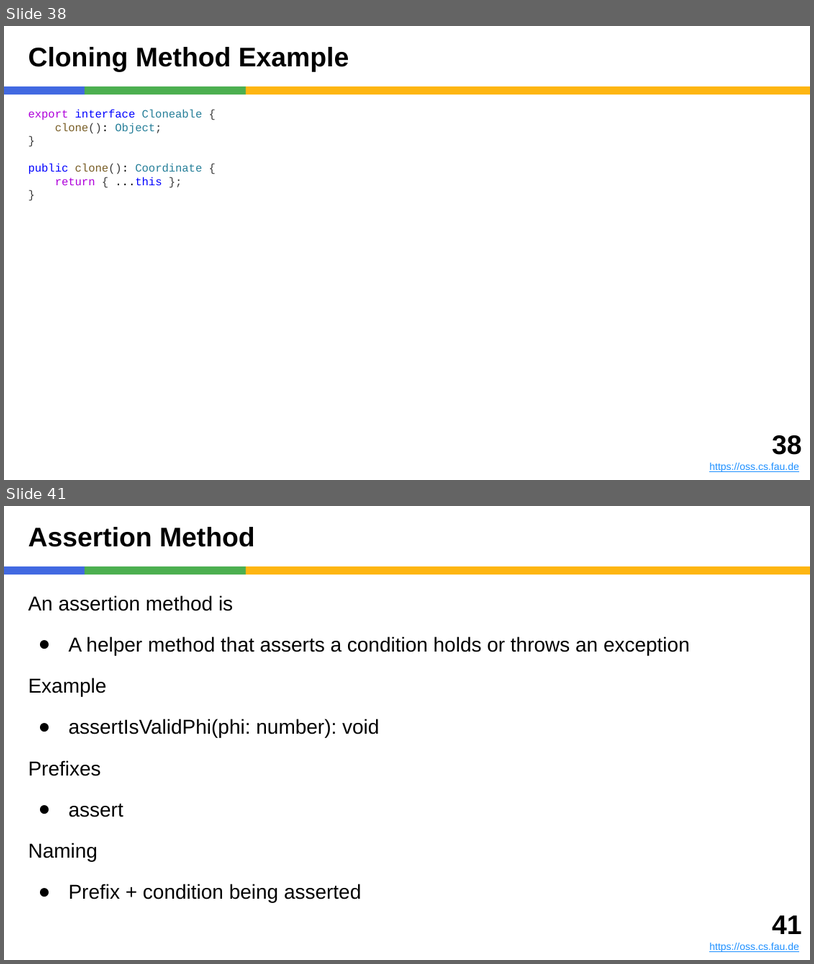
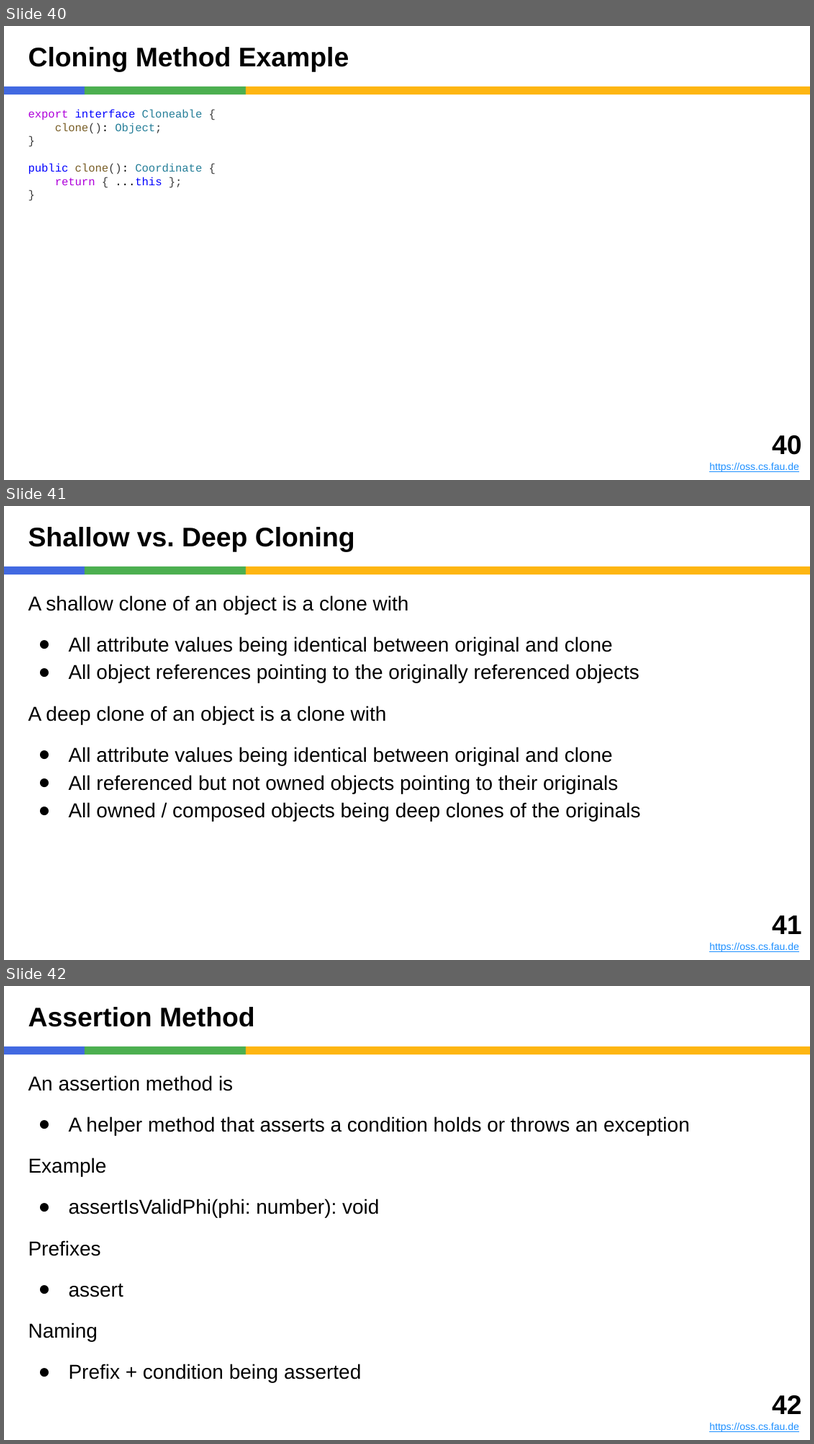
Before and after one commit to dirkriehle/adap-course, a slide deck: Lecture slides/ADAP B01 - Method Types and Properties.pptx. Shown one above the other, each under a label of ours: slides 38 and 41 before the commit, slides 40, 41 and 42 after it; the slides between them are not shown. The pictures are 814x964 and 814x1444 pixels, drawn with LibreOffice and Linux fonts; fonts in the diff are those of the drawing. Boxes give left, top, right and bottom in pixels: in the first picture for what was removed or moved away, otherwise in the second. Text is boxed around its words. In the diff, an @@ line names an element or a change of style, - is before the commit and + after.

```diff
--- a/Lecture slides/ADAP B01 - Method Types and Properties.pptx
+++ b/Lecture slides/ADAP B01 - Method Types and Properties.pptx
@@ slide 41 added at (4,506,810,960), background #FFFFFF; not listed: 3 template elements that a slide beside it also shows @@
@@ title added at (28,527,355,552), 24 pt, text #000000, bold @@
+Shallow vs. Deep Cloning
@@ text added at (28,595,640,821), 18 pt, text #000000 @@
+A shallow clone of an object is a clone with
+● All attribute values being identical between original and clone
+● All object references pointing to the originally referenced objects
+A deep clone of an object is a clone with
+● All attribute values being identical between original and clone
+● All referenced but not owned objects pointing to their originals
+● All owned / composed objects being deep clones of the originals
@@ text added at (710,915,802,952), 9 pt, text #1E90FF, underline @@
+41
+https://oss.cs.fau.de
@@ what was slide 38 is now slide 40 @@
@@ text at (772,435,802,454): text changed @@
-38
+40
@@ what was slide 41 is now slide 42 @@
@@ text at (772,1395,802,1414): text changed @@
-41
+42
```
Also in this commit, not shown: 4 slides changed, 1 other slide added, 4 slides removed, 5 other files.
